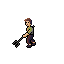
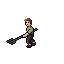
Before/after of a (64, 64) layered artwork. What changed in the layer stack:
painted on "Weapon" over [6, 25, 38, 48]
